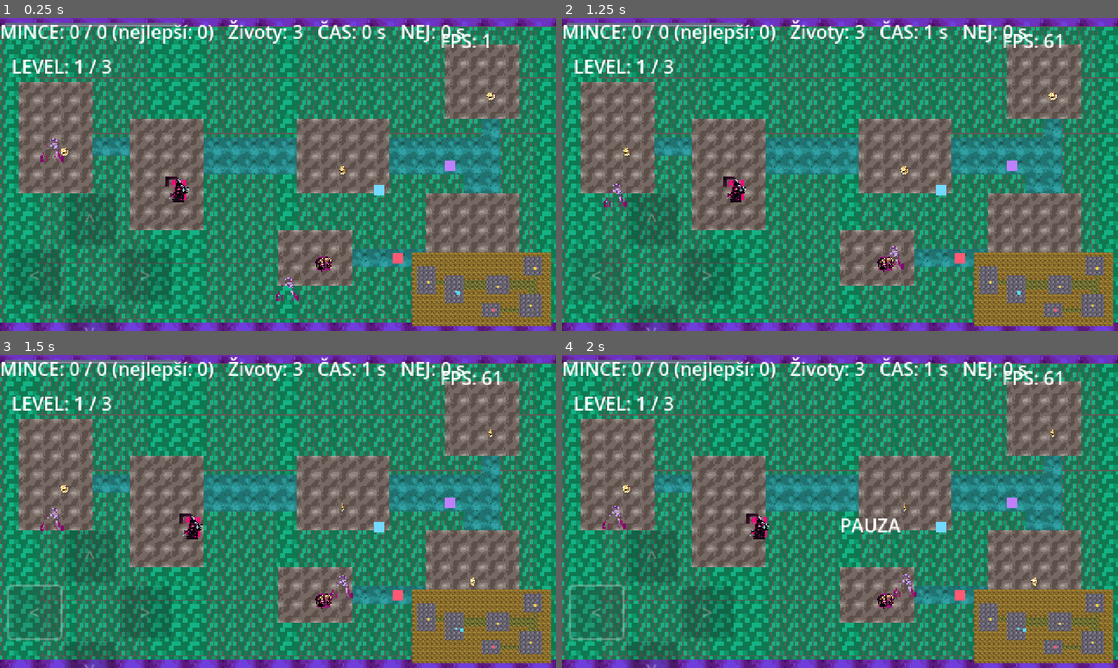
Above: before the commit, frames 1-4 (two rows, left to right).
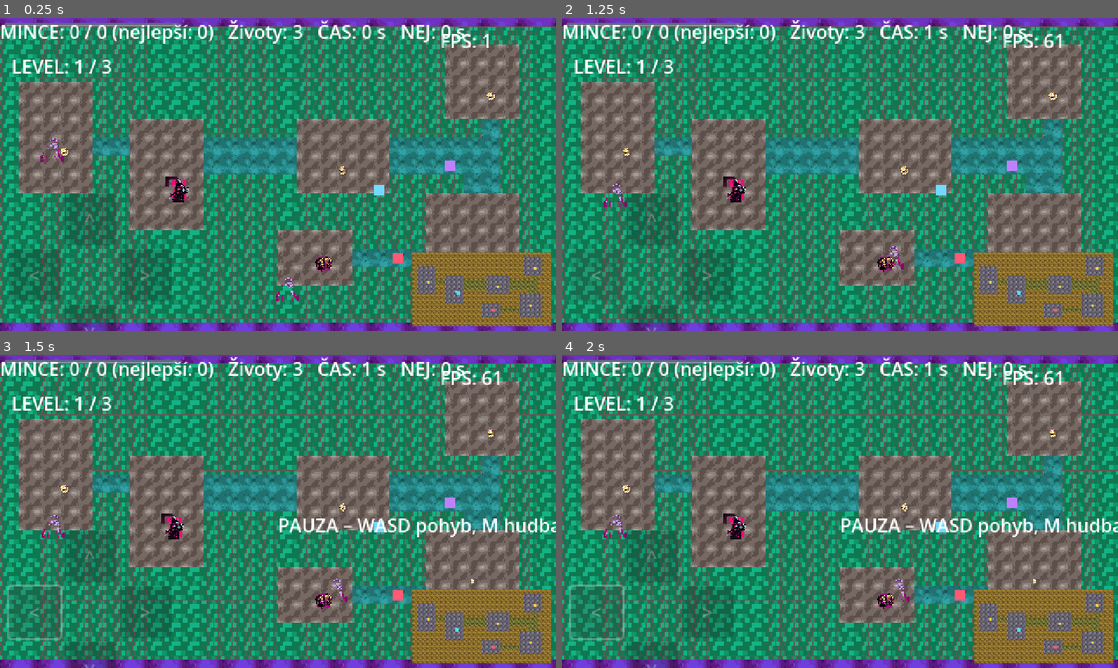
Above: after the commit, the same moments.

Repository: ssevcikm-spec/forge-quest
Game: Godot game, scene res://main.tscn
Two runs of this game, one before a commit and one after it. Both use one fixed random seed, a clock stepped at 60 frames per second and the inputs below.
Inputs:
- Up to frame 1 (0.25 s): no input
- Up to frame 2 (1.25 s): click "<" at 0.5 s
- Up to frame 3 (1.5 s): tap Enter at 1.25 s; hold Right from 1.28 s (still down); tap P at 1.35 s
- Up to frame 4 (2 s): keep holding Right; tap Space at 1.52, 1.55, 1.82 s

Frames 1-2 are identical in both runs. In frame 3, 1.7% of the frame differs, in the area x 7-100%, y 23-89%; in frame 4, 1.5%.

Commit message:
forge: Pauza s nápovědou

Diff:
--- a/scripts/game.gd
+++ b/scripts/game.gd
@@ -321,7 +321,7 @@
 
 	pause_label = Label.new()
 	pause_label.name = "PauseLabel"
-	pause_label.text = "PAUZA"
+	pause_label.text = "PAUZA – WASD pohyb, M hudba, P pokračovat"
 	pause_label.position = get_viewport_rect().size / 2.0
 	pause_label.visible = false
 	add_child(pause_label)
@@ -473,6 +473,12 @@
 
 func _input(event: InputEvent) -> void:
 	if event is InputEventKey and event.keycode == KEY_SPACE and event.pressed:
+		paused = not paused
+		get_tree().paused = paused
+		pause_label.visible = paused
+	elif event is InputEventKey and event.keycode == KEY_P and event.pressed:
+		if pause_label == null:
+			return
 		paused = not paused
 		get_tree().paused = paused
 		pause_label.visible = paused
